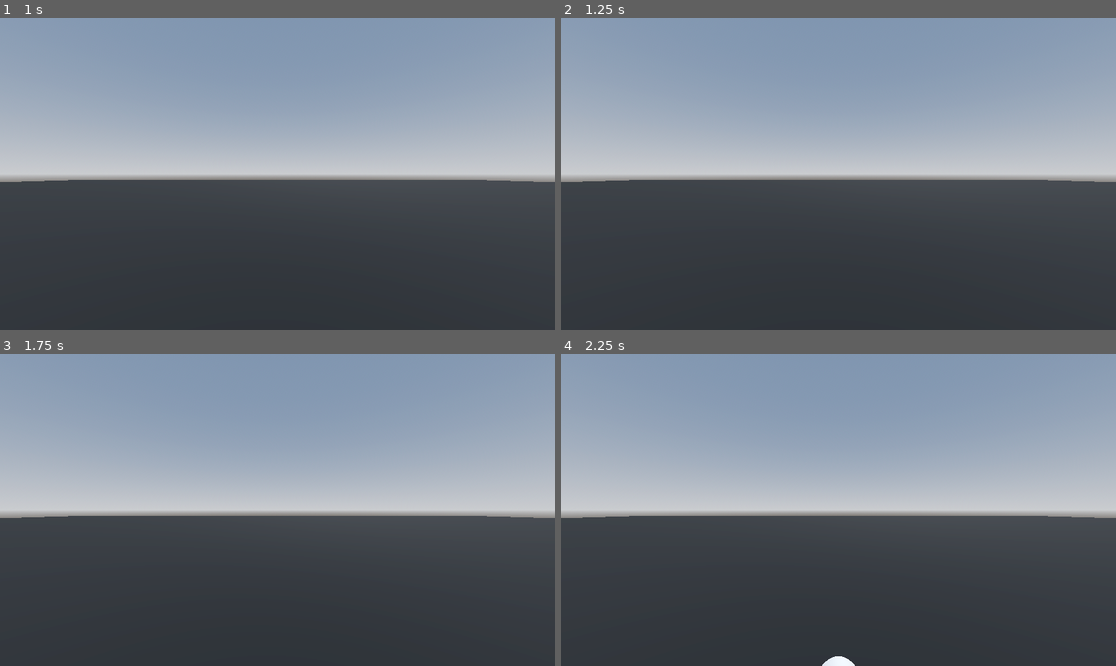
Above: before the commit, frames 1-4 (two rows, left to right).
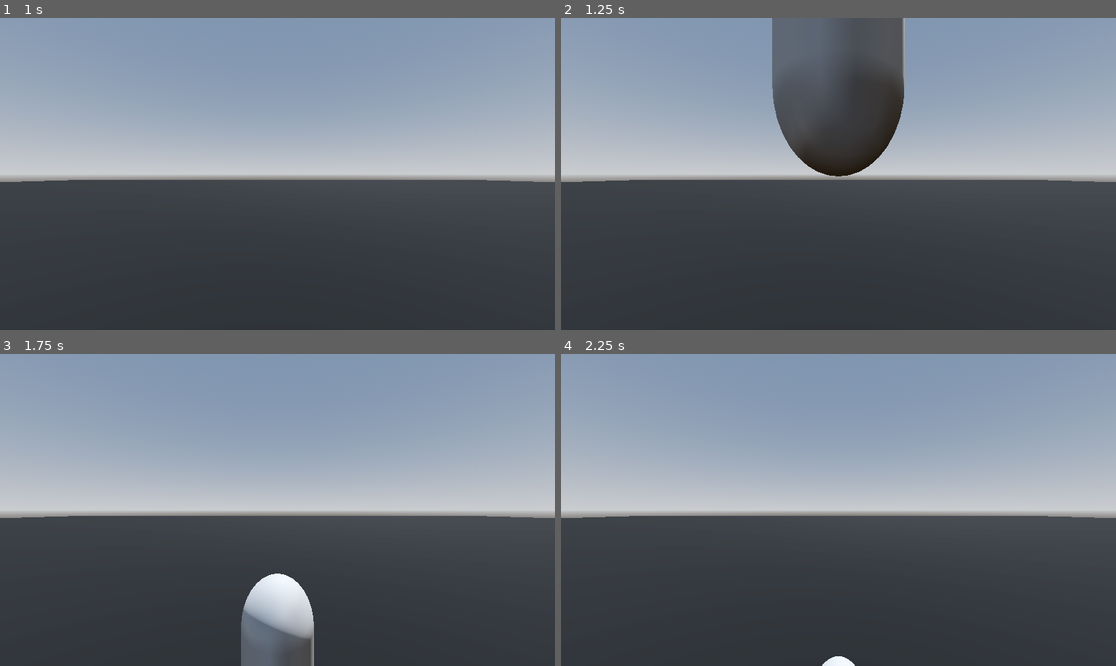
Above: after the commit, the same moments.

Repository: Riley2512/Food-Runner-
Game: Godot game, scene res://3DLevel.tscn
The game is run twice, just before and just after one commit, with the same random seed, the same clock (stepped at 60 frames per second) and the same inputs.
Inputs (mouse positions are in pixels of both pictures, inside the frame that each line leads up to):
- Up to frame 1 (1 s): tap Enter (ui_accept) at 0.5, 0.77 s; move the mouse to (249, 236) at 0.52 s; hold Up (ui_up) from 0.53 s (still down); click (249, 236) at 0.67 s
- Up to frame 2 (1.25 s): keep holding Up (ui_up)
- Up to frame 3 (1.75 s): keep holding Up (ui_up); move the mouse to (444, 556) at 1.27 s; click (444, 556) at 1.42 s; tap Enter (ui_accept) at 1.52 s
- Up to frame 4 (2.25 s): move the mouse to (672, 463) at 2.02 s; release Up (ui_up) at 2.03 s; hold A (left) from 2.03 s (still down); click (672, 463) at 2.17 s

Frame 1 is identical in both runs. In frame 2, 11% of the frame differs, in the area x 38-62%, y 0-51%; in frame 3, 3.3%; in frame 4, less than 0.1%.
Error after the commit: Parse Error: Static function "set_mode()" not found in base "GDScriptNativeClass". (res://player.gd:13)

Commit message:
Made more code

Diff:
--- a/3DLevel.tscn
+++ b/3DLevel.tscn
@@ -66,7 +66,7 @@
 shadow_enabled = true
 
 [node name="Floor" type="MeshInstance3D" parent="." unique_id=1541946106]
-transform = Transform3D(29.357096, 0, 0, 0, 1.1767304, 0, 0, 0, 28.681992, 0.010515213, -0.64915025, -0.3864832)
+transform = Transform3D(29.357096, 0, 0, 0, 1.1840702, 0, 0, 0, 28.681992, 0.010515213, -0.64915025, -0.3864832)
 material_override = SubResource("StandardMaterial3D_wvy5o")
 mesh = SubResource("PlaneMesh_kfcwk")
 
@@ -76,7 +76,7 @@
 shape = SubResource("ConcavePolygonShape3D_wvy5o")
 
 [node name="Player" parent="." unique_id=1412401694 instance=ExtResource("1_wvy5o")]
-transform = Transform3D(1.0000927, 0, 0, 0, 1.0000927, 0, 0, 0, 1.0000927, 0, -2.517729, 0)
+transform = Transform3D(1, 0, 0, 0, 1, 0, 0, 0, 1, 0, 16.955996, 0)
 script = SubResource("GDScript_wvy5o")
 
 [node name="Camera3D" type="Camera3D" parent="." unique_id=1197920084]
--- a/player.gd
+++ b/player.gd
@@ -3,6 +3,16 @@
 
 const SPEED = 5.0
 const JUMP_VELOCITY = 4.5
+
+var gravity: float = ProjectSettings.get_setting("physics/3d/default_gravity")
+@onready var neck := $Neck
+@onready var camera := $Neck/Camera3d
+
+func _unhandled_input(event: InputEvent) -> void:
+	if event is InputEventMouseButton:
+		Input.set_mode(Input.MOUSE_MODE_CAPTURED)
+	elif event.is_action_pressed("ui_cancel"):
+		Input.set_mouse_mode(Input.MOUSE_MODE_VISIBLE)
 
 
 func _physics_process(delta: float) -> void:
